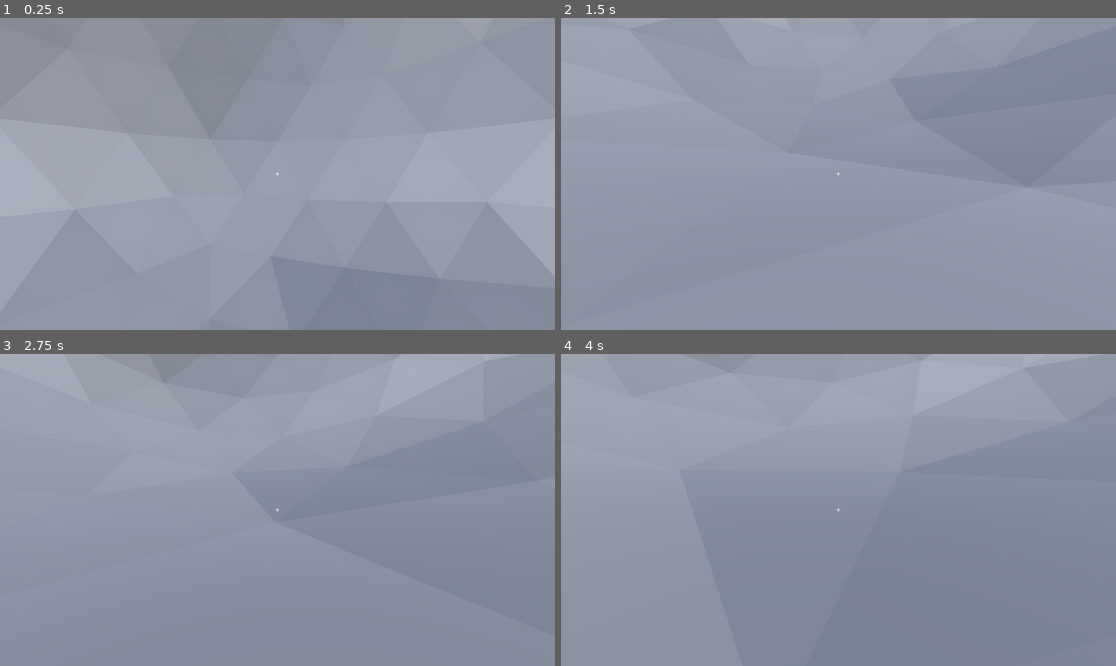
Above: before the commit, frames 1-4 (two rows, left to right).
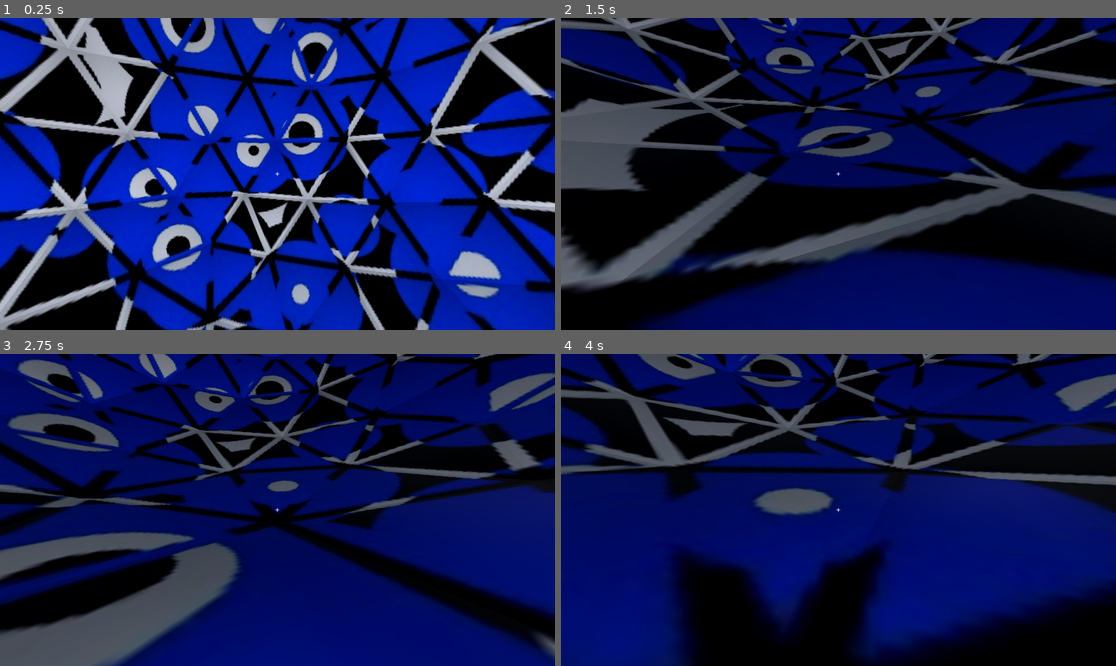
Above: after the commit, the same moments.

Repository: pudgypoultry/gmtk2025
Game: Godot game, scene res://Scenes/world.tscn
Same seed, same stepped clock (60 frames per second), same inputs: the game is played once before the commit and once after it. This scene is started directly instead of the project's main scene.
Inputs (mouse positions are in pixels of both pictures, inside the frame that each line leads up to):
- Up to frame 1 (0.25 s): no input
- Up to frame 2 (1.5 s): move the mouse to (866, 174) at 0.52 s; hold W (MoveForward) from 0.53 s (still down); right-click (866, 174) at 0.6 s; click (866, 174) at 0.67 s; tap Space (Jump) at 0.77 s; move the mouse to (810, 174) at 1.27 s; tap Shift (Run) at 1.35 s
- Up to frame 3 (2.75 s): keep holding W (MoveForward); tap Space (Jump) at 1.52 s; move the mouse to (288, 503) at 2.02 s; hold 1 (Toggle Pillar L1) from 2.03 s (still down)
- Up to frame 4 (4 s): keep holding W (MoveForward); move the mouse to (832, 516) at 2.77 s; release 1 (Toggle Pillar L1) at 2.78 s; tap 2 (Toggle Pillar L2) at 2.85 s; click (832, 516) at 2.92 s; tap Space (Jump) at 3.02, 3.77 s; move the mouse to (877, 513) at 3.52 s; hold 3 (Toggle Pillar L3) from 3.53 s (still down)

The runs differ from the first frame. In frame 1, 92% of the frame differs, in the area x 0-100%, y 0-100%; in frame 2, 100%; in frame 3, 100%; in frame 4, 100%.

Commit message:
Added texture to shell

Diff:
--- a/Materials/room_material_01.tres
+++ b/Materials/room_material_01.tres
@@ -1,6 +1,9 @@
-[gd_resource type="StandardMaterial3D" format=3 uid="uid://vx5hs2bek5e4"]
+[gd_resource type="StandardMaterial3D" load_steps=2 format=3 uid="uid://vx5hs2bek5e4"]
+
+[ext_resource type="Texture2D" uid="uid://clqgouhpamq4" path="res://Assets/images/blue-eyes.jpg" id="1_yc1wo"]
 
 [resource]
 albedo_color = Color(0.821789, 0.821789, 0.821789, 1)
+albedo_texture = ExtResource("1_yc1wo")
 metallic = 1.0
 roughness = 0.55
--- a/Scenes/ico_shell.tscn
+++ b/Scenes/ico_shell.tscn
@@ -1,7 +1,13 @@
-[gd_scene load_steps=2 format=3 uid="uid://drclv0roa88dj"]
+[gd_scene load_steps=3 format=3 uid="uid://drclv0roa88dj"]
 
 [ext_resource type="PackedScene" uid="uid://chqsiuqptnvwl" path="res://Assets/Icosphere_shell.glb" id="1_pfmqq"]
+[ext_resource type="Material" uid="uid://vx5hs2bek5e4" path="res://Materials/room_material_01.tres" id="2_pfmqq"]
 
 [node name="Ico_Shell" type="Node3D"]
 
 [node name="Icosphere_shell" parent="." instance=ExtResource("1_pfmqq")]
+
+[node name="ico-shell" parent="Icosphere_shell" index="0"]
+surface_material_override/0 = ExtResource("2_pfmqq")
+
+[editable path="Icosphere_shell"]
--- a/Scenes/world.tscn
+++ b/Scenes/world.tscn
@@ -53,7 +53,7 @@
 
 [node name="OmniLight3D" type="OmniLight3D" parent="."]
 light_color = Color(0.808639, 0.819342, 0.872209, 1)
-light_energy = 250.0
+light_energy = 350.0
 shadow_enabled = true
 omni_range = 87.0746
 omni_attenuation = 2.0
Binary file changed: Assets/Icosphere_shell.glb
Binary file added: Assets/images/blue-eyes.jpg
Binary file added: Assets/images/mask.jpg
Not shown, changed: BlenderFiles/IcosphereWorld.blend
Not shown, changed: BlenderFiles/IcosphereWorld.blend1
